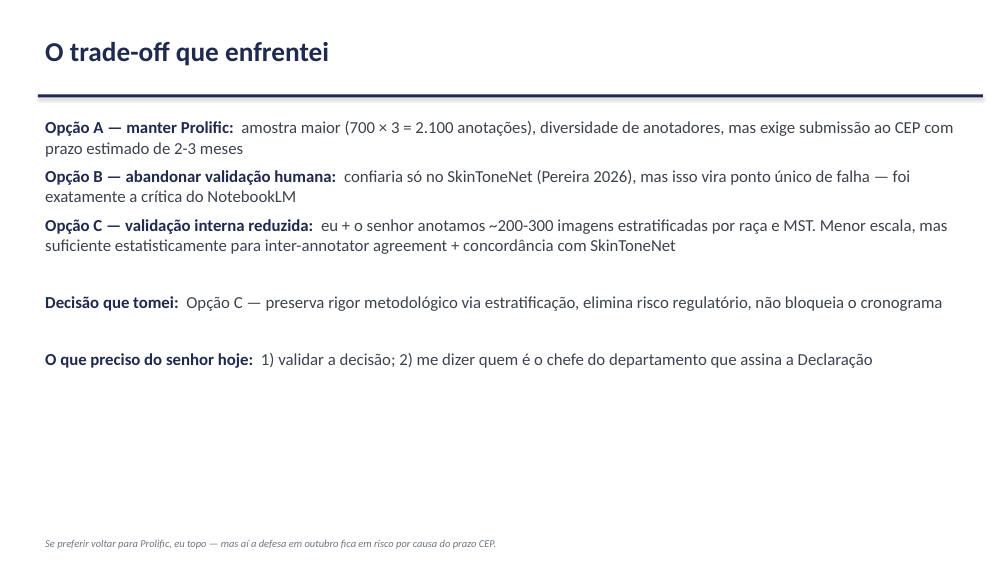
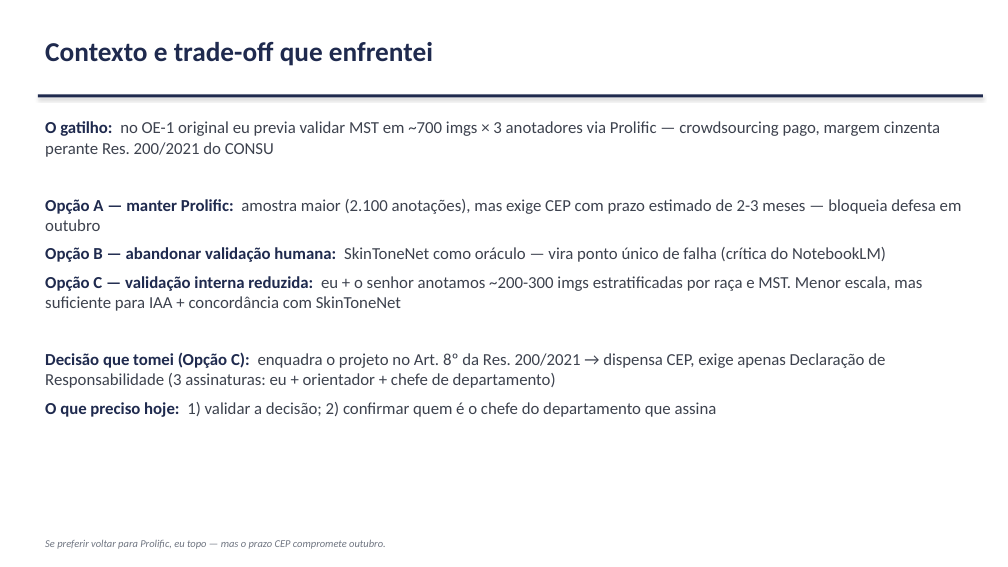
Before and after one commit to marcellozzetti/Facial-Recognition-Models-Mitigating-Bias, a slide deck: slide 17 of docs/ativo/material_reuniao_orientador_2026-07-08.pptx (slide 18 before the commit). Drawn at 1008x567 pixels with LibreOffice and Linux fonts; fonts in the diff are those of the drawing. Boxes give left, top, right and bottom in pixels: in the first picture for what was removed or moved away, otherwise in the second. Text is boxed around its words. In the diff, an @@ line names an element or a change of style, - is before the commit and + after.

```diff
--- a/docs/ativo/material_reuniao_orientador_2026-07-08.pptx
+++ b/docs/ativo/material_reuniao_orientador_2026-07-08.pptx
@@ text at (45, 42, 433, 66): text changed @@
-O trade-off que enfrentei
+Contexto e trade-off que enfrentei
@@ text at (45, 121, 962, 417): text changed @@
-Opção A — manter Prolific: amostra maior (700 × 3 = 2.100 anotações), diversidade de anotadores, mas exige submissão ao CEP com prazo estimado de 2-3 meses
-Opção B — abandonar validação humana: confiaria só no SkinToneNet (Pereira 2026), mas isso vira ponto único de falha — foi exatamente a crítica do NotebookLM
-Opção C — validação interna reduzida: eu + o senhor anotamos ~200-300 imagens estratificadas por raça e MST. Menor escala, mas suficiente estatisticamente para inter-annotator agreement + concordância com SkinToneNet
-Decisão que tomei: Opção C — preserva rigor metodológico via estratificação, elimina risco regulatório, não bloqueia o cronograma
-O que preciso do senhor hoje: 1) validar a decisão; 2) me dizer quem é o chefe do departamento que assina a Declaração
+O gatilho: no OE-1 original eu previa validar MST em ~700 imgs × 3 anotadores via Prolific — crowdsourcing pago, margem cinzenta perante Res. 200/2021 do CONSU
+Opção A — manter Prolific: amostra maior (2.100 anotações), mas exige CEP com prazo estimado de 2-3 meses — bloqueia defesa em outubro
+Opção B — abandonar validação humana: SkinToneNet como oráculo — vira ponto único de falha (crítica do NotebookLM)
+Opção C — validação interna reduzida: eu + o senhor anotamos ~200-300 imgs estratificadas por raça e MST. Menor escala, mas suficiente para IAA + concordância com SkinToneNet
+Decisão que tomei (Opção C): enquadra o projeto no Art. 8º da Res. 200/2021 → dispensa CEP, exige apenas Declaração de Responsabilidade (3 assinaturas: eu + orientador + chefe de departamento)
+O que preciso hoje: 1) validar a decisão; 2) confirmar quem é o chefe do departamento que assina
@@ text at (45, 540, 386, 549): text changed @@
-Se preferir voltar para Prolific, eu topo — mas aí a defesa em outubro fica em risco por causa do prazo CEP.
+Se preferir voltar para Prolific, eu topo — mas o prazo CEP compromete outubro.
```
Also in this commit, not shown: 5 other slides changed, 2 slides added, 7 slides removed, 1 other file.
